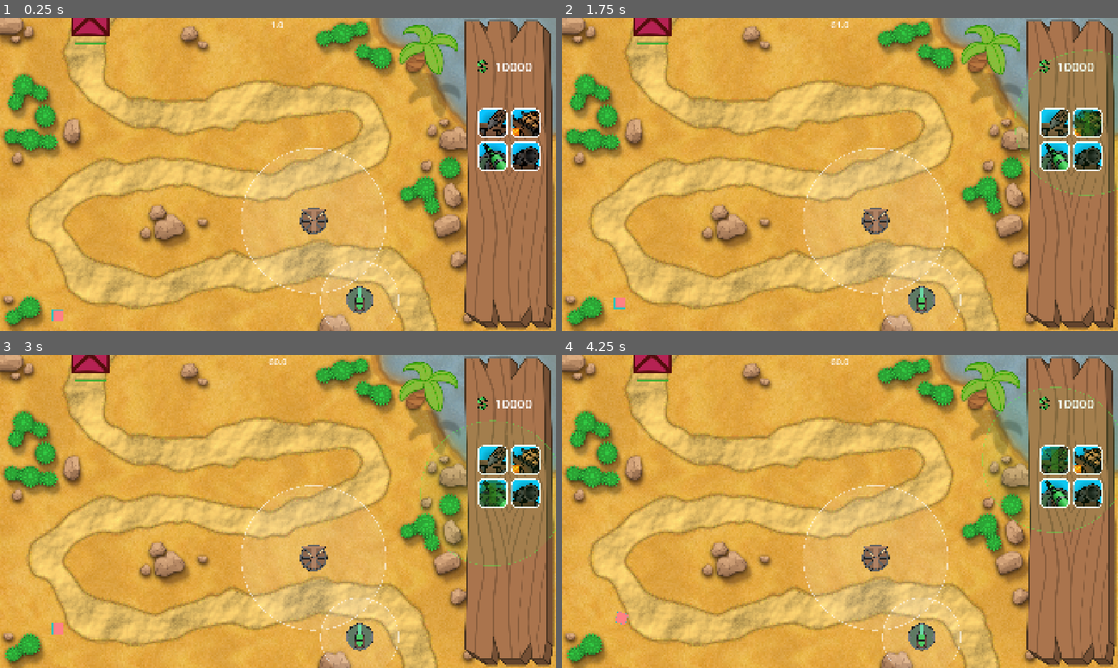
Above: before the commit, frames 1-4 (two rows, left to right).
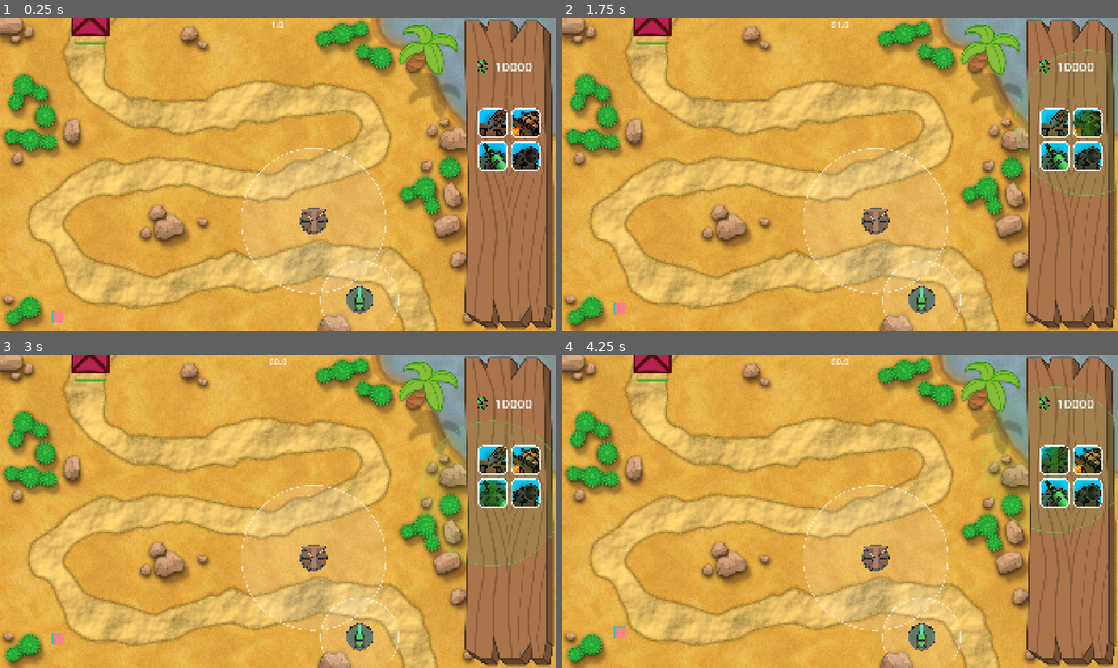
Above: after the commit, the same moments.

Repository: Crimbane/tower-defense
Game: Godot game, scene res://Testing/olem50/bg.tscn
Two runs of this game, one before a commit and one after it. Both use one fixed random seed, a clock stepped at 60 frames per second and the inputs below. This scene is started directly instead of the project's main scene.
Inputs (mouse positions are in pixels of both pictures, inside the frame that each line leads up to):
- Up to frame 1 (0.25 s): no input
- Up to frame 2 (1.75 s): click (1056, 124) at 0.5 s; click (1090, 124) at 1.25 s
- Up to frame 3 (3 s): click (528, 492) at 2 s; click (494, 492) at 2.75 s
- Up to frame 4 (4.25 s): click (1056, 461) at 3.5 s

The runs differ from the first frame. In frame 1, less than 0.1% of the frame differs, in the area x 9-12%, y 93-98%; in frame 2, less than 0.1%; in frame 3, 0.1%; in frame 4, 0.2%, in the area x 9-12%, y 82-91%.
Error in both runs: Invalid access to property or key 'timeout' on a base object of type 'Nil'. (res://Testing/olem50/enemy_spawner.gd:11)

Commit message:
Alt tower targeting and tier 4 upgrades
- Tower can now target enemy closest to completing their path

Diff:
--- a/Entities/Enemies/base_enemy.tscn
+++ b/Entities/Enemies/base_enemy.tscn
@@ -8,7 +8,7 @@
 [sub_resource type="RectangleShape2D" id="RectangleShape2D_wbf3x"]
 size = Vector2(39, 40)
 
-[node name="Base Enemy" type="PathFollow2D" unique_id=479867562 node_paths=PackedStringArray("sprite", "burnTimer") groups=["Enemy"]]
+[node name="Base Enemy" type="PathFollow2D" unique_id=479867562 node_paths=PackedStringArray("sprite", "burnTimer")]
 script = ExtResource("1_wbf3x")
 sprite = NodePath("Sprite2D")
 burnTimer = NodePath("BurnTimer")
--- a/Entities/Enemies/enemy.gd
+++ b/Entities/Enemies/enemy.gd
@@ -10,7 +10,7 @@
 @export var attackDamage: int = 1
 @export var maxHealth = 50
 @onready var currentHealth: int = maxHealth
-@export var baseSpeed: float = 0.5
+@export var baseSpeed: float = 0.3
 @onready var currentSpeed: float = baseSpeed
 @export var armor: int = 0
 
--- a/Entities/Enemies/fast_enemy.tscn
+++ b/Entities/Enemies/fast_enemy.tscn
@@ -8,12 +8,12 @@
 [sub_resource type="RectangleShape2D" id="RectangleShape2D_wbf3x"]
 size = Vector2(39, 40)
 
-[node name="Fast Enemy" type="PathFollow2D" unique_id=479867562 node_paths=PackedStringArray("sprite", "burnTimer") groups=["Enemy"]]
+[node name="Fast Enemy" type="PathFollow2D" unique_id=479867562 node_paths=PackedStringArray("sprite", "burnTimer")]
 script = ExtResource("1_uxyn8")
 sprite = NodePath("Sprite2D")
 burnTimer = NodePath("BurnTimer")
 maxHealth = 20
-baseSpeed = 1.0
+baseSpeed = 0.6
 
 [node name="Sprite2D" type="Sprite2D" parent="." unique_id=2035455794]
 texture = ExtResource("2_h6ysb")
--- a/Entities/Projectiles/projectile.gd
+++ b/Entities/Projectiles/projectile.gd
@@ -42,7 +42,7 @@
 				body.get_parent().takeDamage(damage)
 			"Slime":
 				body.get_parent().takeDamage(damage)
-				spawnSlimeField()
+				spawnSlimeField(body)
 			"Cannon":
 				#body.get_parent().takeDamage(damage)
 				spawnExplosion()
@@ -53,9 +53,9 @@
 	set_deferred("monitoring", false)
 	queue_free()
 
-func spawnSlimeField() -> void:
+func spawnSlimeField(body: Node2D) -> void:
 	var slimeField = slimeFieldScene.instantiate()
-	var spawnPosition = self.global_position
+	var spawnPosition = body.global_position
 
 	slimeField.global_position = spawnPosition
 	slimeField.slowPercent = slowPercent
--- a/Entities/Towers/fire_tower.gd
+++ b/Entities/Towers/fire_tower.gd
@@ -47,7 +47,7 @@
 func _process(_delta: float) -> void:
 	if isGhostShape:
 		return
-	currentTarget = findClosestEnemy()
+	currentTarget = findPriorityEnemy()
 
 	if currentTarget != null:
 		var distance = position.distance_to(currentTarget.global_position)
@@ -75,6 +75,10 @@
 		enemy.applyFireDebuff(fireDamage, fireBurnTime)
 
 func onStopShooting() -> void:
+	var enemiesInside = weapon.get_overlapping_areas()
+	for body in enemiesInside:
+		applyFire(body)
+
 	weapon.set_deferred("monitoring", false)
 	particles.emitting = false
 	fireRateTimer.start()
@@ -83,6 +87,21 @@
 func onFireRateTimerTimeout() -> void:
 	canFire = true
 
+
+func findPriorityEnemy() -> Node2D:
+	var enemies = get_tree().get_nodes_in_group("Enemy")
+	var priorityEnemy: Node2D = null
+	var highestProgress = 0
+
+	for enemy in enemies:
+		var enemyDistance = global_position.distance_to(enemy.global_position)
+		if enemyDistance < attackRange:
+			var progress = enemy.get_parent().progress
+			if progress > highestProgress:
+				highestProgress = progress
+				priorityEnemy = enemy
+
+	return priorityEnemy
 
 func findClosestEnemy() -> Node2D:
 	var enemies = get_tree().get_nodes_in_group("Enemy")
@@ -96,6 +115,7 @@
 			closestEnemy = enemy
 
 	return closestEnemy
+
 
 func onMouseEntered() -> void:
 	if not isGhostShape:
--- a/Entities/Towers/tower.gd
+++ b/Entities/Towers/tower.gd
@@ -17,7 +17,7 @@
 
 @export var damage: int = 10
 var cannonExplosionSize = Vector2(1, 1)
-var slimeSlowPercent: float = 0.8
+var slimeSlowPercent: float = 0.7
 
 var canFire: bool = true
 @export var fireRate: float = 0.5
@@ -49,7 +49,8 @@
 	if isGhostShape:
 		z_index = 5
 		return
-	currentTarget = findClosestEnemy()
+	#currentTarget = findClosestEnemy()
+	currentTarget = findPriorityEnemy()
 
 	if currentTarget != null:
 		var distance = global_position.distance_to(currentTarget.global_position)
@@ -92,6 +93,21 @@
 func onFireRateTimerTimeout() -> void:
 	canFire = true
 
+
+func findPriorityEnemy() -> Node2D:
+	var enemies = get_tree().get_nodes_in_group("Enemy")
+	var priorityEnemy: Node2D = null
+	var highestProgress = 0
+
+	for enemy in enemies:
+		var enemyDistance = global_position.distance_to(enemy.global_position)
+		if enemyDistance < attackRange:
+			var progress = enemy.get_parent().progress
+			if progress > highestProgress:
+				highestProgress = progress
+				priorityEnemy = enemy
+
+	return priorityEnemy
 
 func findClosestEnemy() -> Node2D:
 	var enemies = get_tree().get_nodes_in_group("Enemy")
@@ -168,57 +184,81 @@
 func applyTowerUpgrades(upgradePath: String, upgradeTier: int) -> void:
 	match towerType:
 		"Arrow":
-			if upgradeTier == 4:
-				pass
-			else:
-				match upgradePath:
-					"Left":
+			match upgradePath:
+				"Left":
+					if upgradeTier == 4:
+						damage += 20
+					else:
 						damage += 10
-					"Middle":
+				"Middle":
+					if upgradeTier == 4:
+						fireRate *= 0.5
+					else:
 						fireRate *= 0.75
-						fireRateTimer.wait_time = fireRate
-					"Right":
-						attackRange *= 1.5
-						attackRangeNode.updateAttackRange()
+					fireRateTimer.wait_time = fireRate
+				"Right":
+					if upgradeTier == 4:
+						attackRange *= 1.3
+					else:
+						attackRange *= 1.15
+					attackRangeNode.updateAttackRange()
 		"Fire":
 			#damage, firerate, range increase
-			if upgradeTier == 4:
-				pass
-			else:
-				match upgradePath:
-					"Left":
+			match upgradePath:
+				"Left":
+					if upgradeTier == 4:
+						damage *= 2
+					else:
 						damage = roundi(damage * 1.5)
-					"Middle":
+				"Middle":
+					if upgradeTier == 4:
+						fireRate *= 0.6
+					else:
 						fireRate *= 0.8
-						fireRateTimer.wait_time = fireRate
-					"Right":
+					fireRateTimer.wait_time = fireRate
+				"Right":
+					if upgradeTier == 4:
 						attackRange *= 1.3
-						attackRangeNode.updateAttackRange()
+					else:
+						attackRange *= 1.15
+					attackRangeNode.updateAttackRange()
 		"Slime":
 			#slow strength, firerate, small range increase
-			if upgradeTier == 4:
-				pass
-			else:
-				match upgradePath:
-					"Left":
-						slimeSlowPercent -= 0.15
-					"Middle":
+			match upgradePath:
+				"Left":
+					if upgradeTier == 4:
+						slimeSlowPercent -= 0.20
+					else:
+						slimeSlowPercent -= 0.10
+				"Middle":
+					if upgradeTier == 4:
+						fireRate *= 0.5
+					else:
 						fireRate *= 0.75
-						fireRateTimer.wait_time = fireRate
-					"Right":
+					fireRateTimer.wait_time = fireRate
+				"Right":
+					if upgradeTier == 4:
+						attackRange *= 1.2
+					else:
 						attackRange *= 1.1
-						attackRangeNode.updateAttackRange()
+					attackRangeNode.updateAttackRange()
 		"Cannon":
 			#explosion aoe, firerate, range increase
-			if upgradeTier == 4:
-				pass
-			else:
-				match upgradePath:
-					"Left":
+			match upgradePath:
+				"Left":
+					if upgradeTier == 4:
+						cannonExplosionSize += Vector2(2,2)
+					else:
 						cannonExplosionSize += Vector2(1,1)
-					"Middle":
+				"Middle":
+					if upgradeTier == 4:
+						fireRate *= 0.5
+					else:
 						fireRate *= 0.75
-						fireRateTimer.wait_time = fireRate
-					"Right":
-						attackRange *= 1.4
-						attackRangeNode.updateAttackRange()
+					fireRateTimer.wait_time = fireRate
+				"Right":
+					if upgradeTier == 4:
+						attackRange *= 1.3
+					else:
+						attackRange *= 1.15
+					attackRangeNode.updateAttackRange()
--- a/Stages/Game/desert_map.tscn
+++ b/Stages/Game/desert_map.tscn
@@ -64,6 +64,7 @@
 texture = ExtResource("1_baspc")
 
 [node name="No Build Area" type="Area2D" parent="Enviroment/Background" unique_id=1076719080]
+visible = false
 collision_mask = 0
 
 [node name="Rock2" type="CollisionShape2D" parent="Enviroment/Background/No Build Area" unique_id=2053202712]
